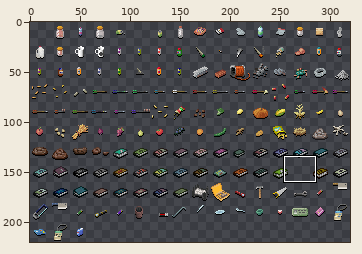
Edited in one commit: sprite sheet (gfx/UltimateCataclysm/small.png). Above, an overview of the earlier version with the close-up marked.
Close-up. Before the edit:
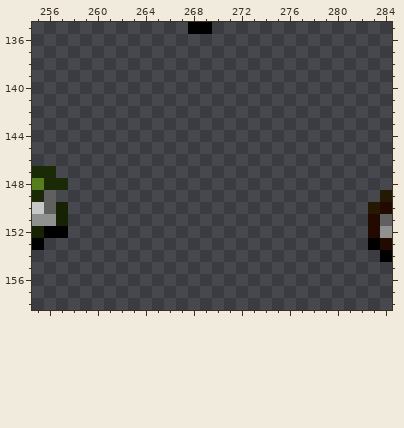
The file is 320x220 pixels. Pixels under 10% opacity are left out. Colours within 5 levels of each other are drawn and written as one. Shown: x 255..284, y 135..158. The old version is drawn lined up with the new one. The commit also changed other parts of the picture, which this record leaves out.
The same view after the edit:
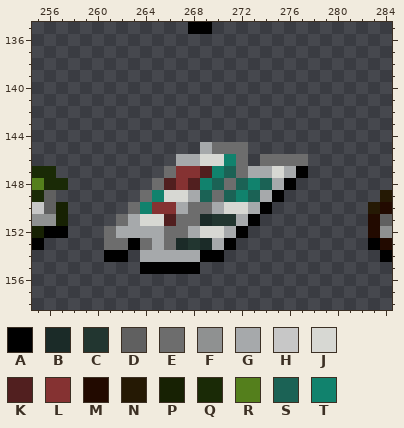
Palette (. is transparent): A #000000  B #1b2b28  C #223630  D #606060  E #6d6d6d  F #8f9191  G #a6a9ab  H #c7c7c7  J #d7d8d3  K #511f1f  L #853232  M #220a00  N #251904  P #172103  Q #1a2a06  R #547f1c  S #1b6255  T #11826d
What changed:
drawings rearranged on the sheet (the old picture shows each at its new place; 2 dropped ones are not shown)
y 145: x 269..272 .... -> GEEE
y 146: x 267..272 ...... -> GGJJTE; x 274..277 .... -> EEEE
y 147: x 266..277 ............ -> ELLKTSEGGJGA
y 148: x 265..276 ............ -> EKLKTSESTSGA
y 149: x 264..275 ............ -> ETJJGSESTSGA
y 150: x 263..274 ............ -> ETLLGEEGJJGA
y 151: x 262..273 ............ -> EGJJKEEBCCGA
y 152: x 261..272 ............ -> EGGGGEEGJJGA
y 153: x 261..271 ........... -> EEAEGEBCBGA
y 154: x 261..262 .. -> AA; x 264..270 ....... -> GGGGGAA
y 155: x 264..268 ..... -> AAAAA
Pixel boxes of the changes (left, top, right, bottom) in both close-ups:
added: (104, 142, 308, 274)
